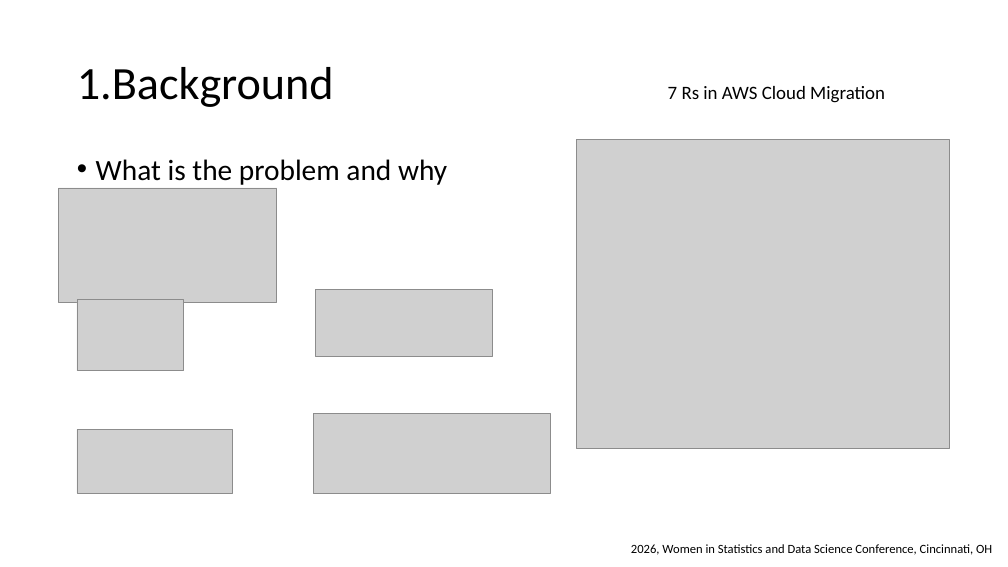
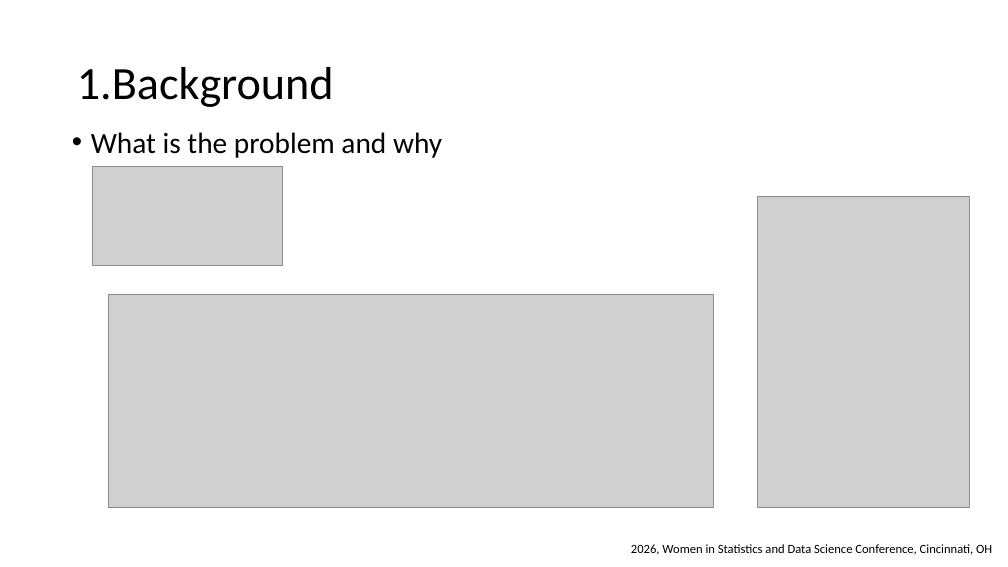
Before and after one commit to wx2123/WSDS-2026-OH, a slide deck: slide 3 of 2026 WSDS - Wujian Xue.pptx. Drawn at 1008x567 pixels with LibreOffice and Linux fonts; fonts in the diff are those of the drawing; grey boxes stand for pictures. Boxes give left, top, right and bottom in pixels: in the first picture for what was removed or moved away, otherwise in the second. Text is boxed around its words. In the diff, an @@ line names an element or a change of style, - is before the commit and + after.

```diff
--- a/2026 WSDS - Wujian Xue.pptx
+++ b/2026 WSDS - Wujian Xue.pptx
@@ text removed at <box>668,86,885,103</box> @@
-7 Rs in AWS Cloud Migration
@@ text "What is the problem and ...": place and size @@
-text "What is the problem and ..." at <box>96,159,447,185</box>
+text "What is the problem and ..." at <box>91,132,442,158</box>
@@ picture removed at <box>576,140,949,449</box> @@
@@ picture: place and size @@
-picture at <box>59,188,277,302</box>
+picture at <box>92,166,283,266</box>
@@ picture added at <box>758,196,969,507</box> @@
@@ picture removed at <box>77,299,184,371</box> @@
@@ picture added at <box>109,294,714,507</box> @@
@@ picture removed at <box>315,290,492,356</box> @@
@@ picture removed at <box>314,414,551,494</box> @@
@@ picture removed at <box>77,430,232,493</box> @@
```
Also in this commit, not shown: 2 other slides changed, 1 other file.
